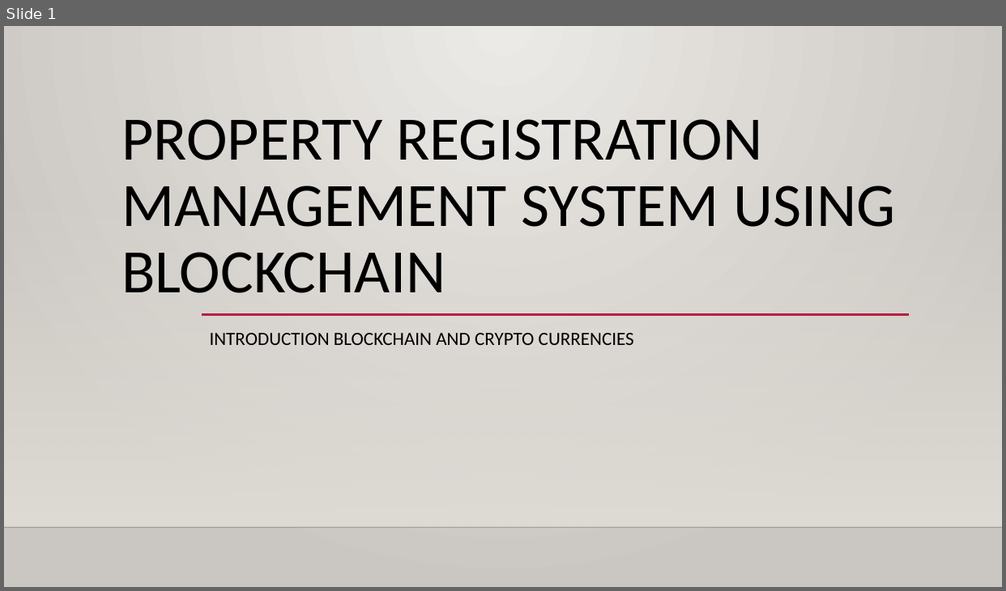
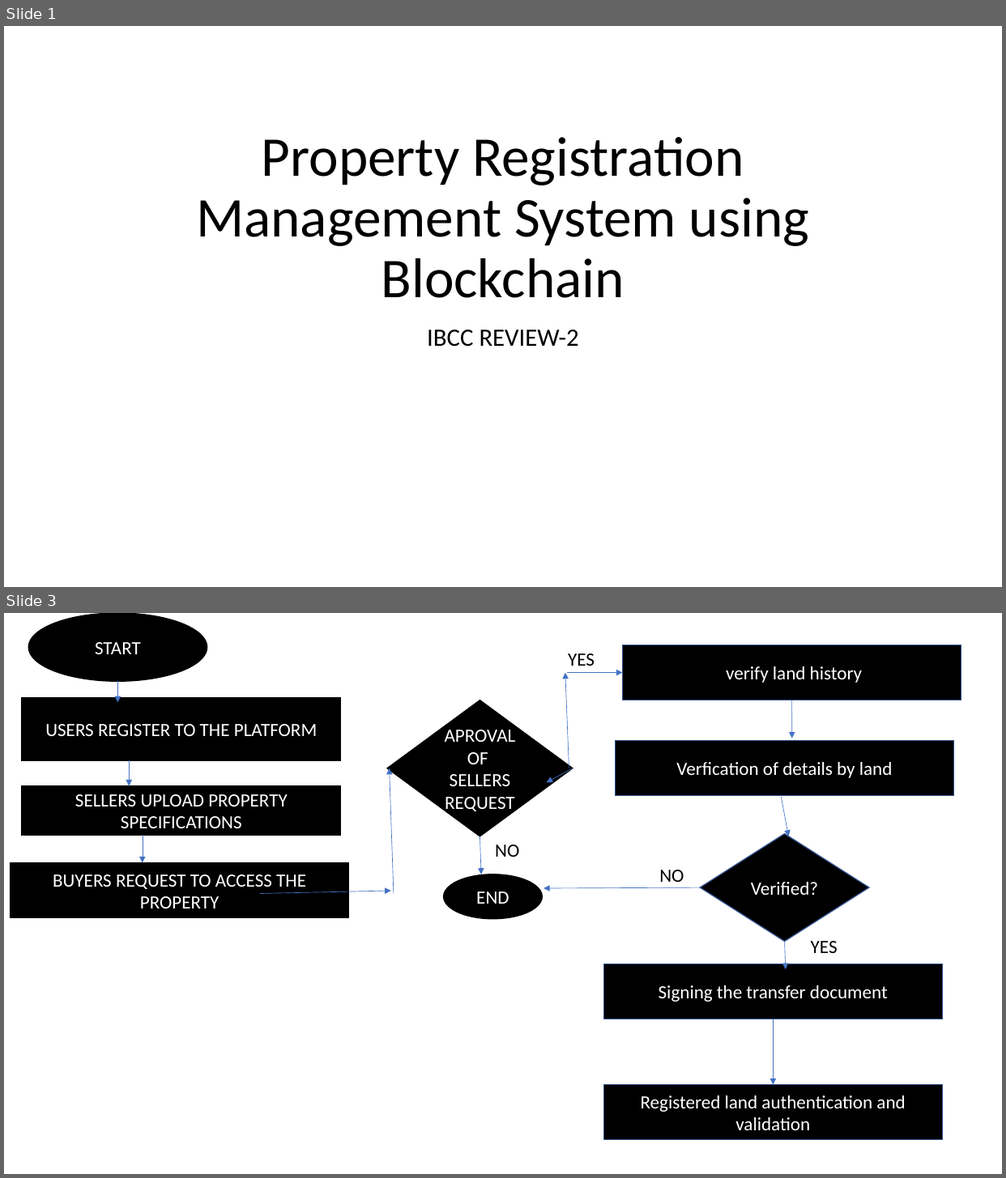
Before and after one commit to KL-Security/Land-Registration, a slide deck: Property_Registration_Management_System_using_Blockchain_REVIEW.pptx. Shown one above the other, each under a label of ours: slide 1 before the commit, slides 1 and 3 after it; the slides between them are not shown. The pictures are 1006x591 and 1006x1178 pixels, drawn with LibreOffice and Linux fonts; fonts in the diff are those of the drawing; background and template pictures are left out. Boxes give left, top, right and bottom in pixels: in the first picture for what was removed or moved away, otherwise in the second. Text is boxed around its words. In the diff, an @@ line names an element or a change of style, - is before the commit and + after.

```diff
--- a/Property_Registration_Management_System_using_Blockchain_REVIEW.pptx
+++ b/Property_Registration_Management_System_using_Blockchain_REVIEW.pptx
@@ slide 3 added at (x1=4, y1=613, x2=1002, y2=1174), background #FFFFFF @@
@@ ellipse added at (x1=28, y1=613, x2=207, y2=681), fill #000000, outline #000000 1 pt, 18 pt, text #FFFFFF @@
+START
@@ text added at (x1=568, y1=653, x2=594, y2=666), 18 pt, text #000000 @@
+YES
@@ rectangle added at (x1=622, y1=645, x2=961, y2=700), fill #000000, outline #325491 1 pt, 18 pt, text #FFFFFF @@
+verify land history
@@ arrow added from (117, 681) to (117, 702), #4472C4 0.5 pt @@
@@ arrow added from (569, 768) to (565, 673), #4472C4 0.5 pt @@
@@ arrow added from (567, 673) to (622, 673), #4472C4 0.5 pt @@
@@ rectangle added at (x1=22, y1=697, x2=341, y2=760), fill #000000, outline #000000 1 pt, 18 pt, text #FFFFFF @@
+USERS REGISTER TO THE PLATFORM
@@ diamond added at (x1=387, y1=700, x2=573, y2=837), fill #000000, outline #000000 1 pt, 18 pt, text #FFFFFF @@
+APROVAL OF
+SELLERS
+REQUEST
@@ arrow added from (792, 700) to (792, 738), #4472C4 0.5 pt @@
@@ rectangle added at (x1=616, y1=740, x2=955, y2=796), fill #000000, outline #325491 1 pt, 18 pt, text #FFFFFF @@
+Verfication of details by land
@@ arrow added from (129, 760) to (129, 786), #4472C4 0.5 pt @@
@@ arrow added from (394, 894) to (390, 769), #4472C4 0.5 pt @@
@@ arrow added from (573, 769) to (547, 783), #4472C4 0.5 pt @@
@@ rectangle added at (x1=22, y1=786, x2=341, y2=835), fill #000000, outline #000000 1 pt, 18 pt, text #FFFFFF @@
+SELLERS UPLOAD PROPERTY SPECIFICATIONS
@@ arrow added from (781, 797) to (789, 837), #4472C4 0.5 pt @@
@@ arrow added from (143, 835) to (143, 863), #4472C4 0.5 pt @@
@@ arrow added from (480, 837) to (482, 875), #4472C4 0.5 pt @@
@@ text added at (x1=495, y1=845, x2=519, y2=857), 18 pt, text #000000 @@
+NO
@@ diamond added at (x1=701, y1=834, x2=869, y2=942), fill #000000, outline #325491 1 pt, 18 pt, text #FFFFFF @@
+Verified?
@@ rectangle added at (x1=10, y1=863, x2=349, y2=918), fill #000000, outline #000000 1 pt, 18 pt, text #FFFFFF @@
+BUYERS REQUEST TO ACCESS THE PROPERTY
@@ ellipse added at (x1=444, y1=875, x2=543, y2=919), fill #000000, outline #000000 1 pt, 18 pt, text #FFFFFF @@
+END
@@ text added at (x1=659, y1=870, x2=684, y2=882), 18 pt, text #000000 @@
+NO
@@ arrow added from (260, 894) to (391, 891), #4472C4 0.5 pt @@
@@ arrow added from (701, 888) to (543, 888), #4472C4 0.5 pt @@
@@ arrow added from (785, 942) to (786, 969), #4472C4 0.5 pt @@
@@ text added at (x1=811, y1=941, x2=837, y2=953), 18 pt, text #000000 @@
+YES
@@ rectangle added at (x1=603, y1=964, x2=943, y2=1020), fill #000000, outline #325491 1 pt, 18 pt, text #FFFFFF @@
+Signing the transfer document
@@ arrow added from (773, 1020) to (773, 1085), #4472C4 0.5 pt @@
@@ rectangle added at (x1=603, y1=1085, x2=943, y2=1141), fill #000000, outline #325491 1 pt, 18 pt, text #FFFFFF @@
+Registered land authentication and validation
@@ slide 1 changed as well @@
@@ background gradient #ECEAE7 to #CAC7C1 to #FFFFFF @@
@@ title at (x1=196, y1=137, x2=809, y2=298): text changed; size 59.4 to 54 pt @@
-PROPERTY REGISTRATION MANAGEMENT SYSTEM USING BLOCKCHAIN
+Property Registration Management System using Blockchain
@@ rectangle removed at (x1=4, y1=191, x2=1002, y2=527) @@
@@ line removed from (202, 315) to (909, 315) @@
@@ subtitle at (x1=427, y1=330, x2=579, y2=347): text changed; size 18 to 24 pt @@
-INTRODUCTION BLOCKCHAIN AND CRYPTO CURRENCIES
+IBCC REVIEW-2
@@ line removed from (4, 527) to (1002, 527) @@
```
Also in this commit, not shown: 3 other slides changed, 4 slides removed.
